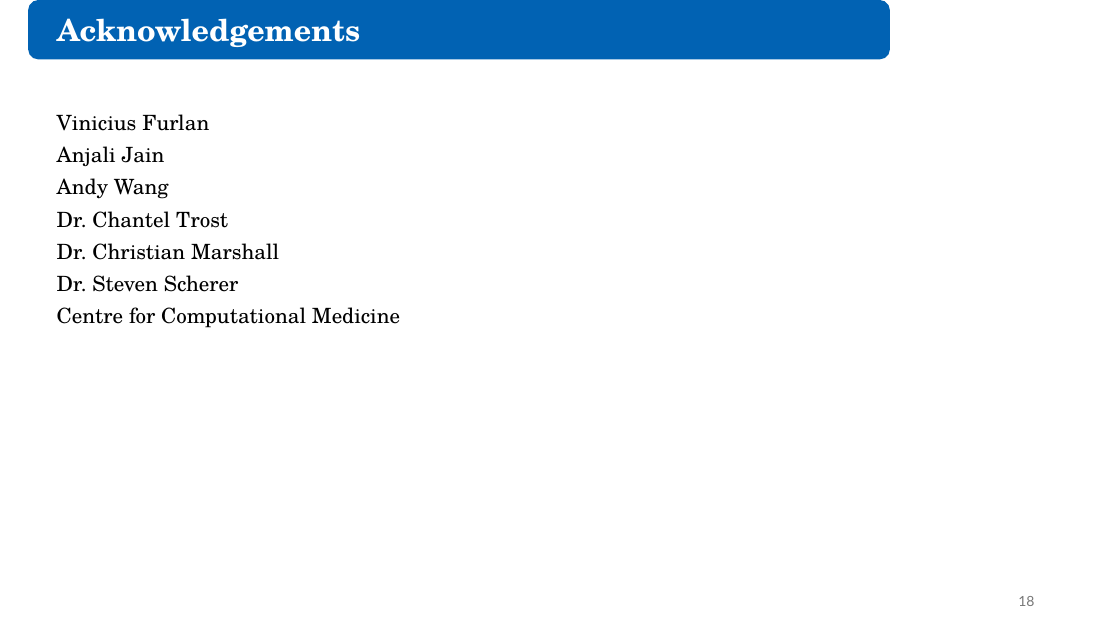
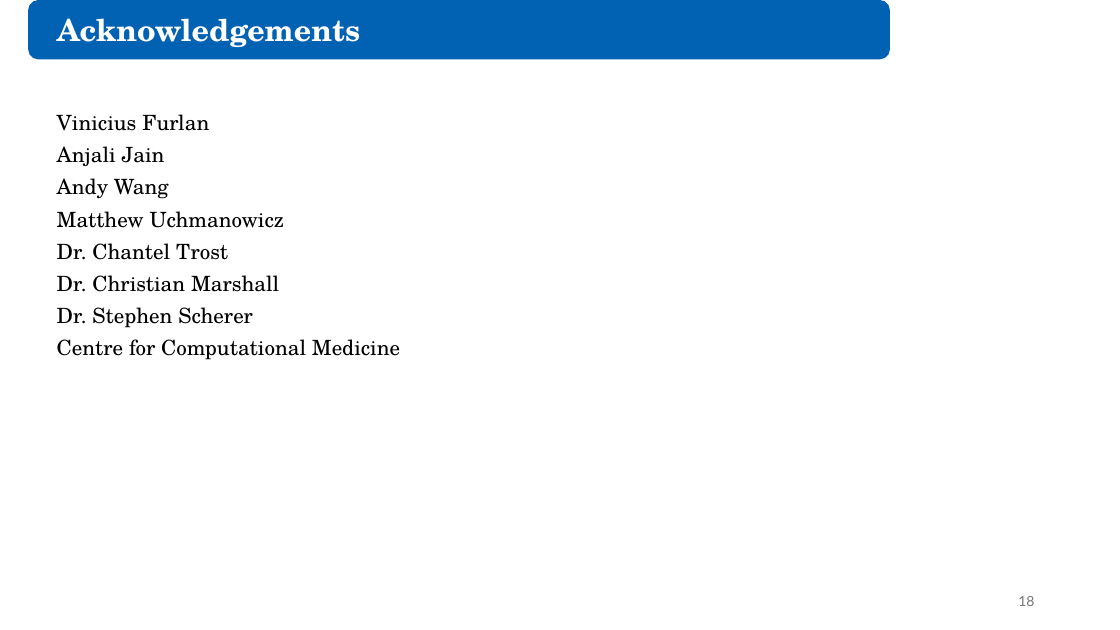
Before and after one commit to juliandeanmoran/BISSH, a slide deck: slide 18 of reports/2026-08-28_projectUpdate_3/2026-08-28_projectUpdate_3_jmoran.pptx. Drawn at 1120x630 pixels with LibreOffice and Linux fonts; fonts in the diff are those of the drawing. Boxes give left, top, right and bottom in pixels: in the first picture for what was removed or moved away, otherwise in the second. Text is boxed around its words. In the diff, an @@ line names an element or a change of style, - is before the commit and + after.

```diff
--- a/reports/2026-08-28_projectUpdate_3/2026-08-28_projectUpdate_3_jmoran.pptx
+++ b/reports/2026-08-28_projectUpdate_3/2026-08-28_projectUpdate_3_jmoran.pptx
@@ text at [57, 211, 284, 228]: paragraph added @@
+Matthew Uchmanowicz
@@ text at [57, 307, 253, 328]: text changed @@
-Dr. Steven Scherer
+Dr. Stephen Scherer
```
Also in this commit, not shown: 4 other slides changed.
